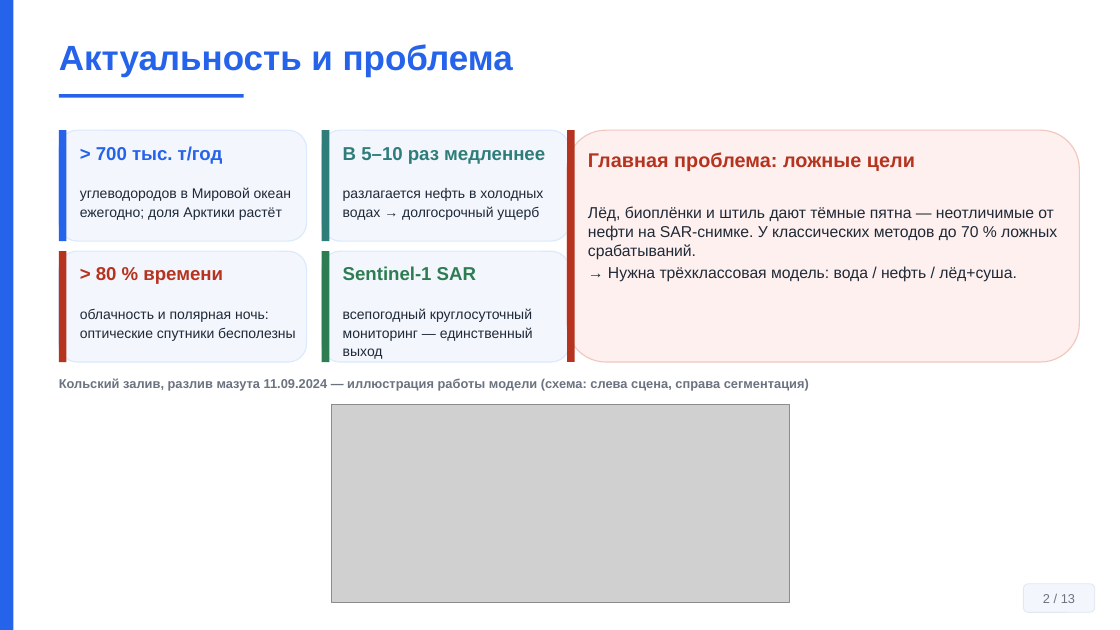
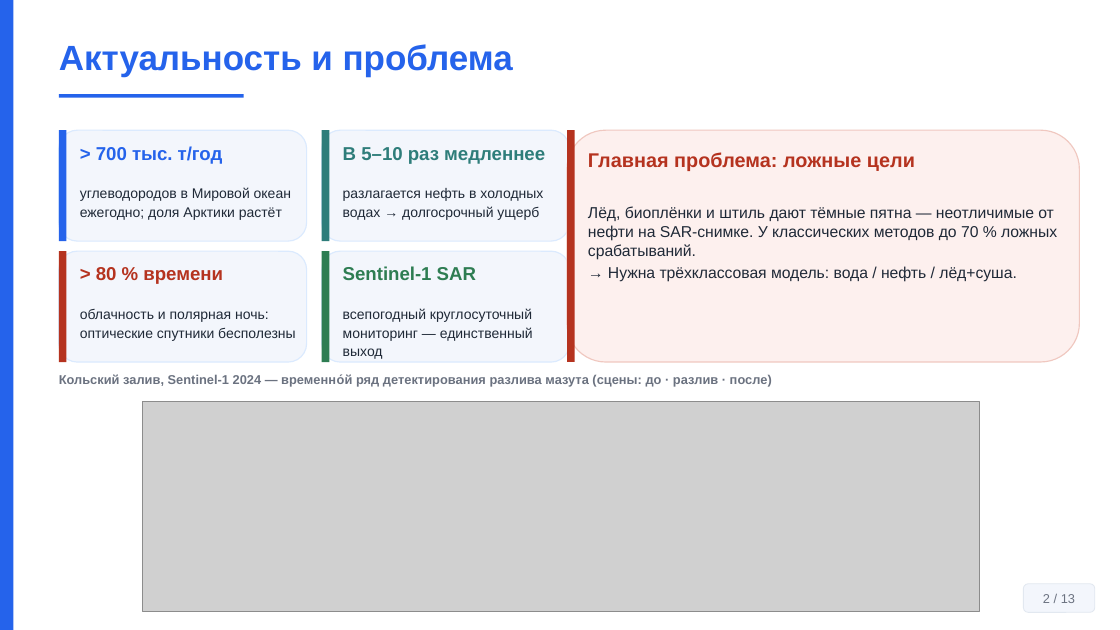
Before and after one commit to Confucius-hub/spbu_db_hw, a slide deck: slide 2 of thesis/vkr_final/Презентация_Финал_Байханов_2026.pptx. Drawn at 1120x630 pixels with LibreOffice and Linux fonts; fonts in the diff are those of the drawing; grey boxes stand for pictures. Boxes give left, top, right and bottom in pixels: in the first picture for what was removed or moved away, otherwise in the second. Text is boxed around its words. In the diff, an @@ line names an element or a change of style, - is before the commit and + after.

```diff
--- a/thesis/vkr_final/Презентация_Финал_Байханов_2026.pptx
+++ b/thesis/vkr_final/Презентация_Финал_Байханов_2026.pptx
@@ text at box(59, 374, 772, 387): text changed @@
-Кольский залив, разлив мазута 11.09.2024 — иллюстрация работы модели (схема: слева сцена, справа сегментация)
+Кольский залив, Sentinel-1 2024 — временно́й ряд детектирования разлива мазута (сцены: до · разлив · после)
@@ picture: place and size @@
-picture at box(332, 405, 790, 602)
+picture at box(142, 402, 979, 612)
```
Also in this commit, not shown: 4 other files.
